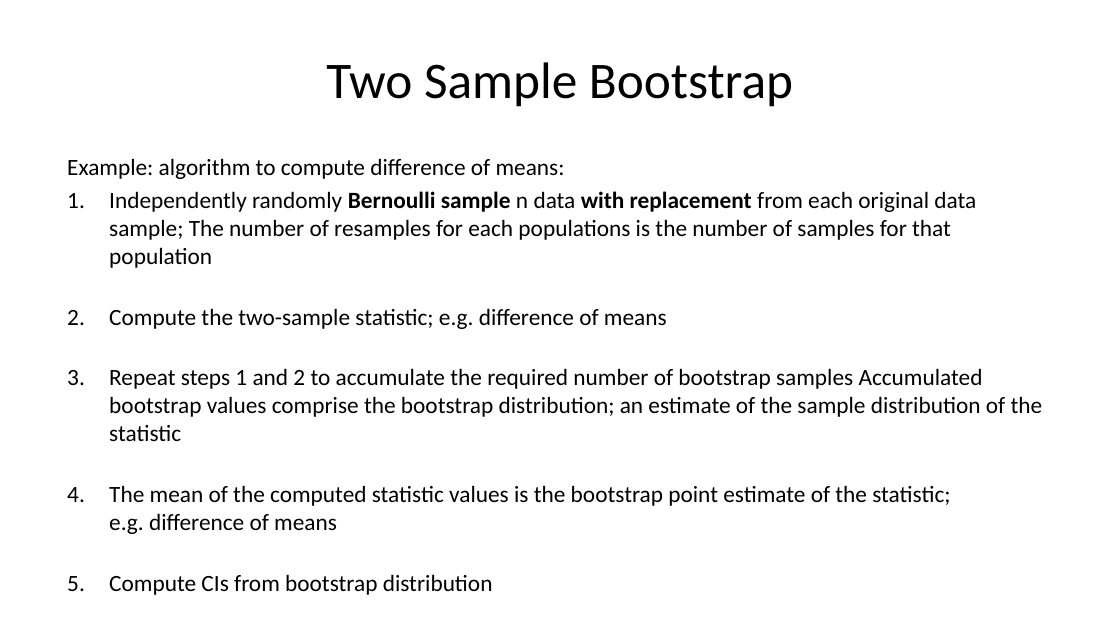
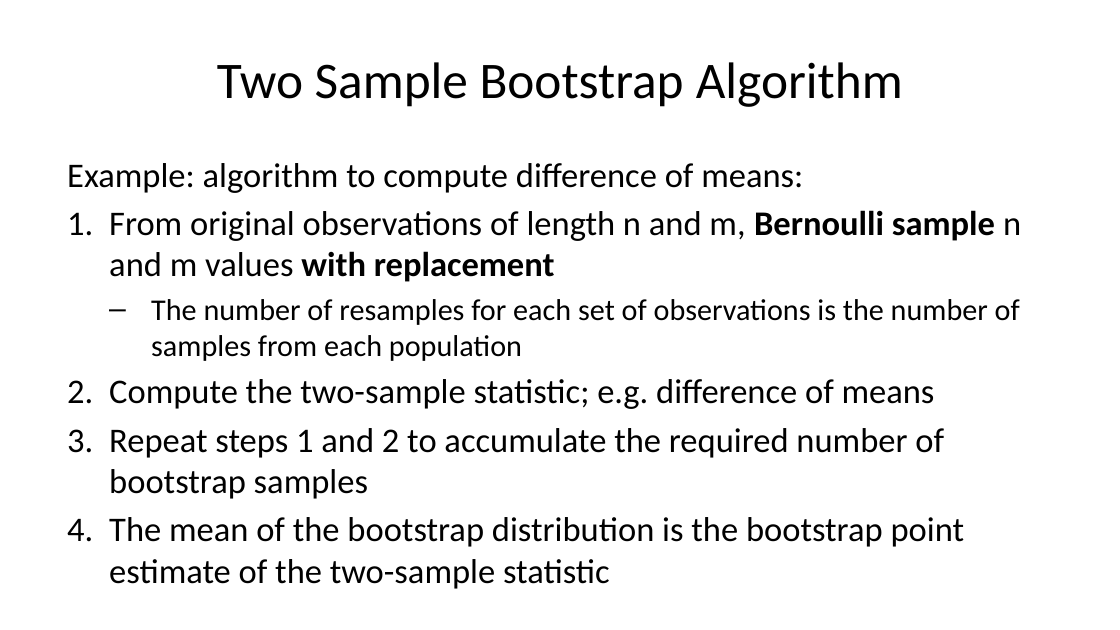
Before and after one commit to StephenElston/CSCI-E-83, a slide deck: slide 22 of LectureSlides/06b_IntroductionToBootstrap.pptx. Drawn at 1120x630 pixels with LibreOffice and Linux fonts; fonts in the diff are those of the drawing. Boxes give left, top, right and bottom in pixels: in the first picture for what was removed or moved away, otherwise in the second. Text is boxed around its words. In the diff, an @@ line names an element or a change of style, - is before the commit and + after.

```diff
--- a/LectureSlides/06b_IntroductionToBootstrap.pptx
+++ b/LectureSlides/06b_IntroductionToBootstrap.pptx
@@ title at <box>217,62,903,107</box>: text changed @@
-Two Sample Bootstrap
+Two Sample Bootstrap Algorithm
@@ text at <box>67,163,935,409</box>: size 15 to 22.2 pt in "Example: algorithm to compute difference of means:", "Compute the two-sample statistic; e.g. difference of ..."; more space between paragraphs @@
@@ text at <box>109,210,1021,361</box>: text changed; size 15 to 19.4 pt @@
-1. Independently randomly Bernoulli sample n data with replacement from each original data sample; The number of resamples for each populations is the number of samples for that population
+1. From original observations of length n and m, Bernoulli sample n and m values with replacement
+  – The number of resamples for each set of observations is the number of samples from each population
@@ text at <box>109,428,965,547</box>: text changed; size 15 to 22.2 pt @@
-3. Repeat steps 1 and 2 to accumulate the required number of bootstrap samples Accumulated bootstrap values comprise the bootstrap distribution; an estimate of the sample distribution of the statistic
-4. The mean of the computed statistic values is the bootstrap point estimate of the statistic; e.g. difference of means
-5. Compute CIs from bootstrap distribution
+3. Repeat steps 1 and 2 to accumulate the required number of bootstrap samples
+4. The mean of the bootstrap distribution is the bootstrap point estimate of the two-sample statistic
```
Also in this commit, not shown: 13 other slides changed, 1 slide added, 1 slide removed, 1 other file.
